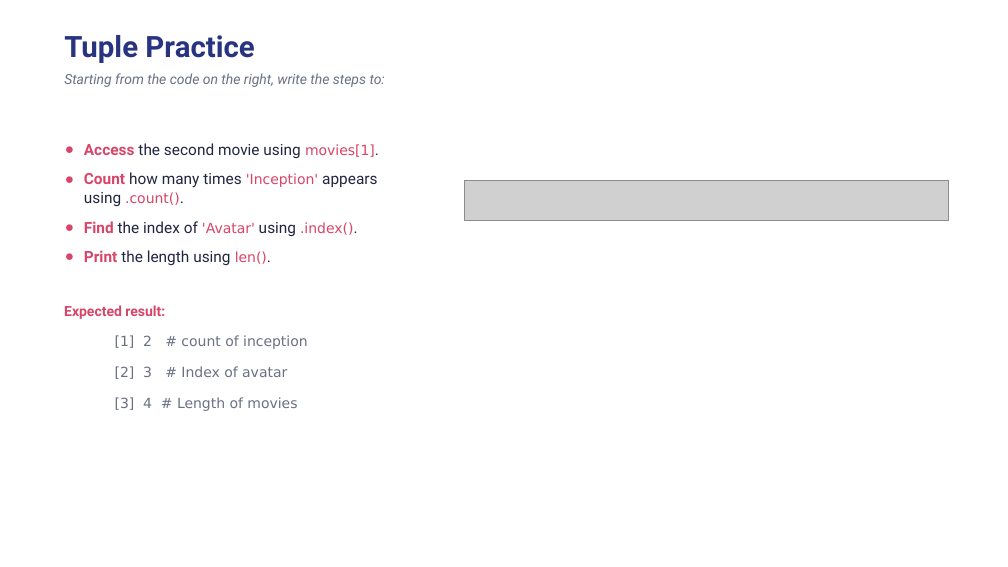
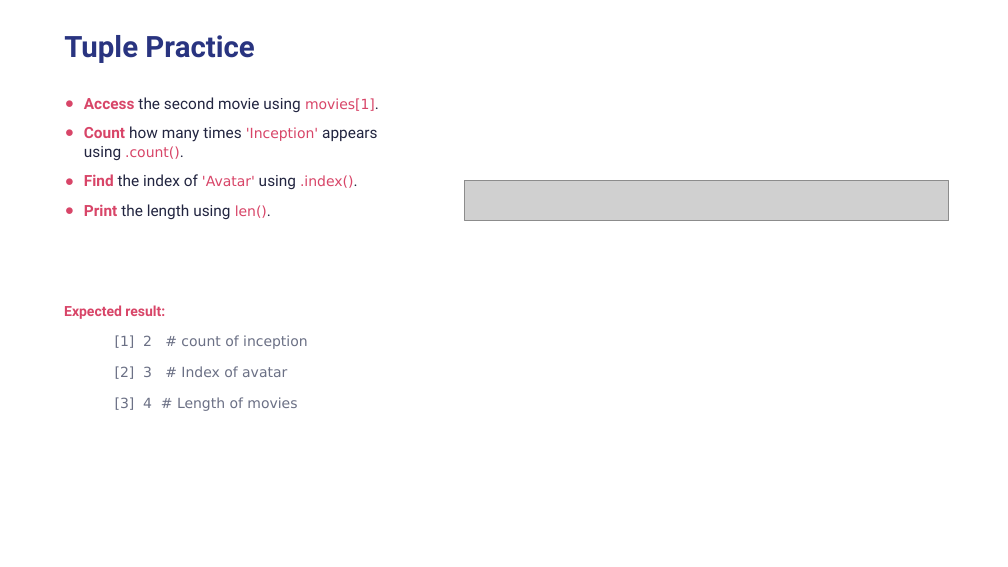
Before and after one commit to wg-training/wg-python-for-data-science-fundamental, a slide deck: slide 24 of slides/07 - Collections Data Types.pptx. Drawn at 1008x567 pixels with LibreOffice and Linux fonts; fonts in the diff are those of the drawing; grey boxes stand for pictures. Boxes give left, top, right and bottom in pixels: in the first picture for what was removed or moved away, otherwise in the second. Text is boxed around its words. In the diff, an @@ line names an element or a change of style, - is before the commit and + after.

```diff
--- a/slides/07 - Collections Data Types.pptx
+++ b/slides/07 - Collections Data Types.pptx
@@ text removed at [64, 73, 385, 87] @@
-Starting from the code on the right, write the steps to:
@@ text "Access the second movie using ...": place and size @@
-text "Access the second movie using ..." at [84, 143, 377, 265]
+text "Access the second movie using ..." at [84, 97, 377, 219]
```
Also in this commit, not shown: 8 other slides changed, 5 slides added, 3 other files.
